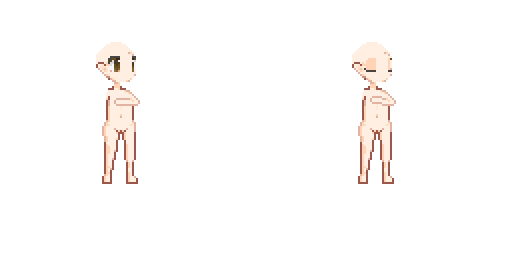
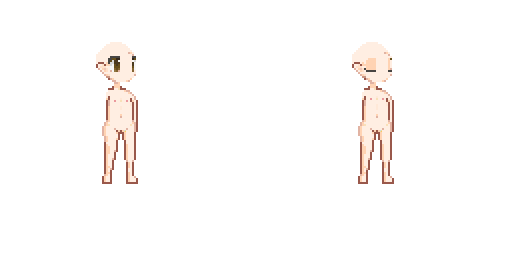
Before/after of a 512 x 256 layered artwork. What changed in the layer stack:
added group "jewel_set" with 13 layers above "mixed_set" over (x1=114, y1=96, x2=394, y2=132)
showed "right_cover.png", moved it into group "jewel_set", painted on it over (x1=124, y1=130, x2=382, y2=132)
showed "leftarmidle-classic.png" over (x1=134, y1=96, x2=394, y2=132)
hid "leftarmcover.png" over (x1=114, y1=96, x2=396, y2=106)
